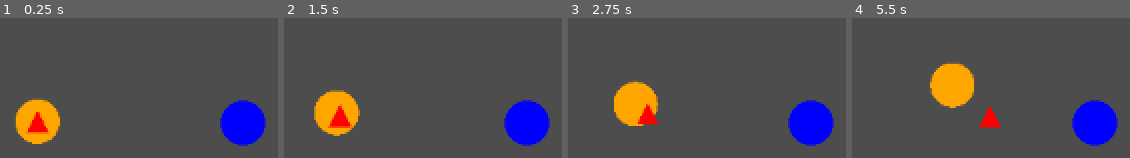
Above: before the commit, frames 1-4 (left to right).
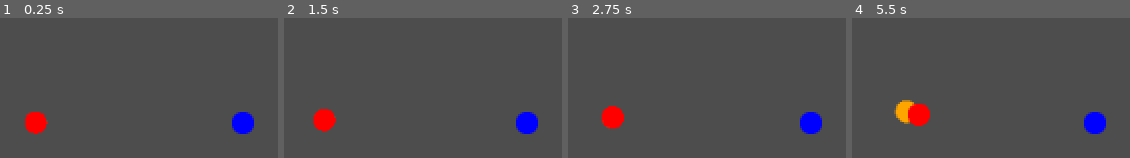
Above: after the commit, the same moments.

Repository: matthew-cavener/untitled_missile_game
Game: Godot game, scene res://world/world.tscn
Two runs of this game, one before a commit and one after it. Both use one fixed random seed, a clock stepped at 60 frames per second and the inputs below. The project has no main scene, so this scene is started directly.
Inputs:
- Up to frame 1 (0.25 s): no input
- Up to frame 2 (1.5 s): no input
- Up to frame 3 (2.75 s): no input
- Up to frame 4 (5.5 s): tap Enter at 2.75 s; tap Space at 5 s

The runs differ from the first frame. In frame 1, 7.0% of the frame differs, in the area x 5-96%, y 57-92%; in frame 2, 7.5%; in frame 3, 8.4%; in frame 4, 10%, in the area x 15-96%, y 31-92%.

Commit message:
prepare for json import of ships and missiles

Diff:
--- a/enemy/ship/enemy_ship.gd
+++ b/enemy/ship/enemy_ship.gd
@@ -3,52 +3,53 @@
 
 var set_initial_state = true
 var enemy_missile_scene = preload("res://missile/missile.tscn")
+var enemy_missile = enemy_missile_scene.instantiate()
 
 var distance : float
 var position_bearing : float
+var initial_position : Vector2
+var speed : float
 var velocity_bearing : float
-var speed : float
+var initial_velocity : Vector2
 
-var position_bearing_radian : float
-var initial_position : Vector2
+var passive_emission : float
+var detection_distance : float
 
-var velocity_bearing_radian : float
-var initial_velocity : Vector2
+# var missiles: Array[Missile]
 
 func _init(
     _distance : float = 150,
     _position_bearing : float = 270,
     _velocity_bearing : float = 60,
-    _speed : float = 10
+    _speed : float = 3,
+    _passive_emission : float = 0.5,
+    _detection_distance : float = 200
+
+
 ) -> void:
     distance = _distance
     position_bearing = _position_bearing
+    position_bearing = deg_to_rad(position_bearing + 270)
+    initial_position = Vector2(distance * cos(position_bearing), distance * sin(position_bearing))
     velocity_bearing = _velocity_bearing
     speed = _speed
-
-    position_bearing_radian = deg_to_rad(position_bearing + 270)
-    initial_position = Vector2(distance * cos(position_bearing_radian), distance * sin(position_bearing_radian))
-
-    velocity_bearing_radian = deg_to_rad(velocity_bearing + 270)
-    initial_velocity = Vector2(speed * cos(velocity_bearing_radian), speed * sin(velocity_bearing_radian))
+    velocity_bearing = deg_to_rad(velocity_bearing + 270)
+    initial_velocity = Vector2(speed * cos(velocity_bearing), speed * sin(velocity_bearing))
+    passive_emission = _passive_emission
+    detection_distance = _detection_distance
 
 func _ready() -> void:
-    print("\n----------------")
-    print("Enemy ship spawned")
-    print("global_position.x: " + str(global_position.x) + " | global_position.y:" + str(global_position.y))
-    print("linear_velocity.x: " + str(linear_velocity.x) + " | linear_velocity.y:" + str(linear_velocity.y))
-    print("----------------\n")
+    pass
 
 func _integrate_forces(state) -> void:
     if set_initial_state:
         state.transform = Transform2D(0.0, initial_position)
         self.linear_velocity = initial_velocity
-        var enemy_missile = enemy_missile_scene.instantiate()
         enemy_missile.linear_velocity = self.linear_velocity
         add_child(enemy_missile)
         set_initial_state = false
 
     print("\n----------------")
-    print("global_position.x: " + str(global_position.x) + " | global_position.y:" + str(global_position.y))
-    print("linear_velocity.x: " + str(linear_velocity.x) + " | linear_velocity.y:" + str(linear_velocity.y))
+    print("enemy ship global_position.x: " + str(global_position.x) + " | global_position.y:" + str(global_position.y))
+    print("enemy ship linear_velocity.x: " + str(linear_velocity.x) + " | linear_velocity.y:" + str(linear_velocity.y))
     print("----------------\n")
--- a/enemy/ship/enemy_ship.tscn
+++ b/enemy/ship/enemy_ship.tscn
@@ -22,7 +22,6 @@
 
 [node name="EnemyShipSprite" type="Sprite2D" parent="."]
 modulate = Color(1, 0.647059, 0, 1)
-position = Vector2(-9.53674e-07, -4.76837e-07)
-scale = Vector2(0.0625, 0.0625)
+scale = Vector2(0.03125, 0.03125)
 texture = ExtResource("1_u0a58")
 script = SubResource("GDScript_04oyh")
--- /dev/null
+++ b/levels/tour1.json
@@ -0,0 +1,61 @@
+{
+    "incident report": "",
+    "ships": [
+        {
+            "distance": 150,
+            "position_bearing": 90,
+            "speed": 3,
+            "velocity_bearing": 60,
+            "passive_emission": 1,
+            "detection_distance": 200,
+            "missiles": [
+                {
+                    "intended_target": "player",
+                    "valid_targets": ["decoys", "player"],
+                    "boost_thrust_magnitude": 3,
+                    "boost_thrust_time": 3,
+                    "maneuvering_thrust_magnitude": 0,
+                    "terminal_thrust_magnitude": 1,
+                    "terminal_thrust_time": 3,
+                    "terminal_range": 200,
+                    "velocity_rejection_coefficient": 1.2,
+                    "stowed_time": 0
+                },
+                {
+                    "intended_target": "player",
+                    "valid_targets": ["decoys", "player"],
+                    "boost_thrust_magnitude": 3,
+                    "boost_thrust_time": 3,
+                    "maneuvering_thrust_magnitude": 0,
+                    "terminal_thrust_magnitude": 1,
+                    "terminal_thrust_time": 3,
+                    "terminal_range": 200,
+                    "velocity_rejection_coefficient": 1.2,
+                    "stowed_time": 2
+                }
+            ]
+        },
+        {
+            "distance": 200,
+            "position_bearing": 80,
+            "speed": 4,
+            "velocity_bearing": 60,
+            "passive_emission": 1,
+            "detection_distance": 200,
+            "missiles": [
+                {
+                    "intended_target": "player",
+                    "valid_targets": ["decoys", "player"],
+                    "boost_thrust_magnitude": 3,
+                    "boost_thrust_time": 3,
+                    "maneuvering_thrust_magnitude": 0,
+                    "terminal_thrust_magnitude": 1,
+                    "terminal_thrust_time": 3,
+                    "terminal_range": 200,
+                    "velocity_rejection_coefficient": 1.2,
+                    "stowed_time": 0
+                }
+            ]
+        }
+    ]
+}
--- a/missile/missile.gd
+++ b/missile/missile.gd
@@ -5,25 +5,30 @@
     # player will select boost and terminal thrust times from a total thrust time budget
 # missile difficulty is proportional to boost_thrust_magnitude * boost_thrust_time + terminal_thrust_magnitude * terminal_thrust_time
 
-# midcourse_thrust_magnitude should be <1 and reserved for anti-missile missiles
+# maneuvering_thrust_magnitude should be <1 and reserved for anti-missile missiles
 
 class_name Missile
 extends RigidBody2D
 
-enum MissileState {BOOSTING, MIDCOURSE, SEEKING, TERMINAL, DISARMED}
+enum MissileState {STOWED, BOOSTING, MIDCOURSE, SEEKING, TERMINAL, DISARMED}
 
-var state: MissileState = MissileState.BOOSTING
-var state_name: String = "BOOSTING"
+var missile_state: MissileState = MissileState.STOWED
+var state_name: String = "STOWED"
+
+var stowed_time: float
 
 var intended_target: String
 var valid_targets: Array
 @onready var target: Node = get_tree().get_first_node_in_group(intended_target)
 @onready var approx_time_to_collision: float = (target.global_position - global_position).length() / (linear_velocity.length() + target.linear_velocity.length())
 
-var total_thrust_time: int = 0 # player missiles only
+var passive_emission : float
+var detection_distance : float
+
+var total_thrust_time: int
 var boost_thrust_magnitude: float
 var boost_thrust_time: float
-var midcourse_thrust_magnitude: float
+var maneuvering_thrust_magnitude: float
 var terminal_thrust_magnitude: float
 var terminal_thrust_time: float
 var terminal_range: int
@@ -31,27 +36,32 @@
 
 var boost_thrust_timer: Timer = Timer.new()
 var terminal_thrust_timer: Timer = Timer.new()
+var stowed_timer = Timer.new()
 
 func _init(
     _intended_target: String = "player",
     _valid_targets: Array = ["decoys", "player"],
+    _total_thrust_time: int = 0,
     _boost_thrust_magnitude: float = 3,
     _boost_thrust_time: float = 3,
-    _midcourse_thrust_magnitude: float = 0,
+    _maneuvering_thrust_magnitude: float = 0.1,
     _terminal_thrust_magnitude: float = 1,
     _terminal_thrust_time: float = 3,
     _terminal_range: int = 200,
     _velocity_rejection_coefficient: float = 1.2,
+    _stowed_time: float = 3
 ) -> void:
     intended_target = _intended_target
     valid_targets = _valid_targets
+    total_thrust_time = _total_thrust_time
     boost_thrust_magnitude = _boost_thrust_magnitude
     boost_thrust_time = _boost_thrust_time
-    midcourse_thrust_magnitude = _midcourse_thrust_magnitude
+    maneuvering_thrust_magnitude = _maneuvering_thrust_magnitude
     terminal_thrust_magnitude = _terminal_thrust_magnitude
     terminal_thrust_time = _terminal_thrust_time
     terminal_range = _terminal_range
     velocity_rejection_coefficient = _velocity_rejection_coefficient
+    stowed_time = _stowed_time
 
 func get_target() -> Node:
     for valid_target in valid_targets:
@@ -79,24 +89,33 @@
     var intercept_direction: Vector2 = global_position.direction_to(intercept_position)
     var intercept_direction_unit: Vector2 = intercept_direction.normalized()
     var stage_delta_v: float = (stage_thrust * stage_time_remaining) / self.mass
-    var velocity_vector_projection: Vector2 = linear_velocity.dot(intercept_direction_unit) * intercept_direction_unit
+    var velocity_vector_projection: Vector2 = linear_velocity.dot(intercept_direction_unit) * intercept_direction_unit # projection of velocity vector onto intercept direction
     var velocity_vector_rejection: Vector2 = linear_velocity - velocity_vector_projection
     var closing_thrust_direction: Vector2 = (stage_delta_v * intercept_direction_unit - velocity_rejection_coefficient * velocity_vector_rejection).normalized()
     var closing_thrust_magnitude: float = stage_thrust
     var closing_thrust: Vector2 = closing_thrust_direction * closing_thrust_magnitude
     return closing_thrust
 
+func _on_stowed_timer_timeout() -> void:
+    boost_thrust_timer.start()
+    missile_state = MissileState.BOOSTING
+
 func _on_boost_thrust_timer_timeout() -> void:
-    state = MissileState.MIDCOURSE
+    missile_state = MissileState.MIDCOURSE
 
 func _on_terminal_thrust_timer_timeout() -> void:
-    state = MissileState.DISARMED
+    missile_state = MissileState.DISARMED
 
 func _ready() -> void:
+    stowed_timer.wait_time = stowed_time
+    stowed_timer.one_shot = true
+    add_child(stowed_timer)
+    stowed_timer.start()
+    stowed_timer.timeout.connect(_on_stowed_timer_timeout)
+
     boost_thrust_timer.wait_time = boost_thrust_time
     boost_thrust_timer.one_shot = true
     add_child(boost_thrust_timer)
-    boost_thrust_timer.start()
     boost_thrust_timer.timeout.connect(_on_boost_thrust_timer_timeout)
 
     terminal_thrust_timer.wait_time = terminal_thrust_time
@@ -105,11 +124,15 @@
     terminal_thrust_timer.timeout.connect(_on_terminal_thrust_timer_timeout)
 
 func _integrate_forces(_state) -> void:
+    var applied_forces: Vector2 = Vector2.ZERO
     target = get_target()
     approx_time_to_collision = (target.global_position - global_position).length() / (linear_velocity.length() + target.linear_velocity.length())
-    var applied_forces: Vector2 = Vector2(0,0)
 
-    match state:
+    match missile_state:
+        MissileState.STOWED:
+            state_name = "STOWED"
+            pass
+
         MissileState.BOOSTING:
             state_name = "BOOSTING"
             applied_forces += get_closing_thrust(boost_thrust_magnitude, boost_thrust_timer.time_left)
@@ -117,19 +140,19 @@
         MissileState.MIDCOURSE:
             state_name = "MIDCOURSE"
             if (target.global_position - global_position).length() < terminal_range:
-                state = MissileState.SEEKING
-            elif midcourse_thrust_magnitude > 0:
-                var prop_nav_acceleration = proportional_navigation()
-                var prop_nav_thrust = prop_nav_acceleration * self.mass
-                if prop_nav_thrust.length() > midcourse_thrust_magnitude:
-                    prop_nav_thrust = prop_nav_thrust.normalized() * midcourse_thrust_magnitude
-                    applied_forces += prop_nav_thrust
+                missile_state = MissileState.SEEKING
 
         MissileState.SEEKING:
             state_name = "SEEKING"
             if approx_time_to_collision < terminal_thrust_time:
                 terminal_thrust_timer.start()
-                state = MissileState.TERMINAL
+                missile_state = MissileState.TERMINAL
+            elif maneuvering_thrust_magnitude > 0:
+                var prop_nav_acceleration = proportional_navigation()
+                var prop_nav_thrust = prop_nav_acceleration * self.mass
+                if prop_nav_thrust.length() > maneuvering_thrust_magnitude:
+                    prop_nav_thrust = prop_nav_thrust.normalized() * maneuvering_thrust_magnitude
+                applied_forces += prop_nav_thrust
 
         MissileState.TERMINAL:
             state_name = "TERMINAL"
@@ -144,7 +167,7 @@
     print("target:" + str(target))
     print("global_position.x: " + str(global_position.x) + " | global_position.y:" + str(global_position.y))
     print("linear_velocity.x: " + str(linear_velocity.x) + " | linear_velocity.y:" + str(linear_velocity.y))
-    print("state: " + str(state_name))
+    print("missile_state: " + str(state_name))
     print("approx_time_to_collision: " + str(approx_time_to_collision) + " seconds")
     print("missile force applied: " + str(applied_forces))
     print("missile force magnitude: " + str(applied_forces.length()))
--- a/missile/missile.tscn
+++ b/missile/missile.tscn
@@ -1,7 +1,7 @@
 [gd_scene load_steps=4 format=3 uid="uid://bt7h7c4hbu2gf"]
 
 [ext_resource type="Script" path="res://missile/missile.gd" id="1_4x3j5"]
-[ext_resource type="Texture2D" uid="uid://ch72wgljvuequ" path="res://assets/visual/Triangle.png" id="2_ovavx"]
+[ext_resource type="Texture2D" uid="uid://c8y1tv2locndd" path="res://assets/visual/Circle.png" id="2_4g1kl"]
 
 [sub_resource type="CircleShape2D" id="CircleShape2D_kg4c1"]
 radius = 8.0
@@ -13,9 +13,8 @@
 
 [node name="EnemyMissileSprite" type="Sprite2D" parent="."]
 modulate = Color(1, 0, 0, 1)
-position = Vector2(0, -1.49012e-07)
-scale = Vector2(0.03125, 0.036036)
-texture = ExtResource("2_ovavx")
+scale = Vector2(0.03125, 0.03125)
+texture = ExtResource("2_4g1kl")
 
 [node name="MissileArea" type="Area2D" parent="."]
 collision_layer = 8
--- a/player/ship/player_ship.tscn
+++ b/player/ship/player_ship.tscn
@@ -11,8 +11,7 @@
 
 [node name="PlayerShipSprite" type="Sprite2D" parent="."]
 modulate = Color(0, 0, 1, 1)
-position = Vector2(-4.76837e-07, -4.76837e-07)
-scale = Vector2(0.0625, 0.0625)
+scale = Vector2(0.03125, 0.03125)
 texture = ExtResource("1_cytsw")
 
 [node name="PlayerCamera" type="Camera2D" parent="."]
